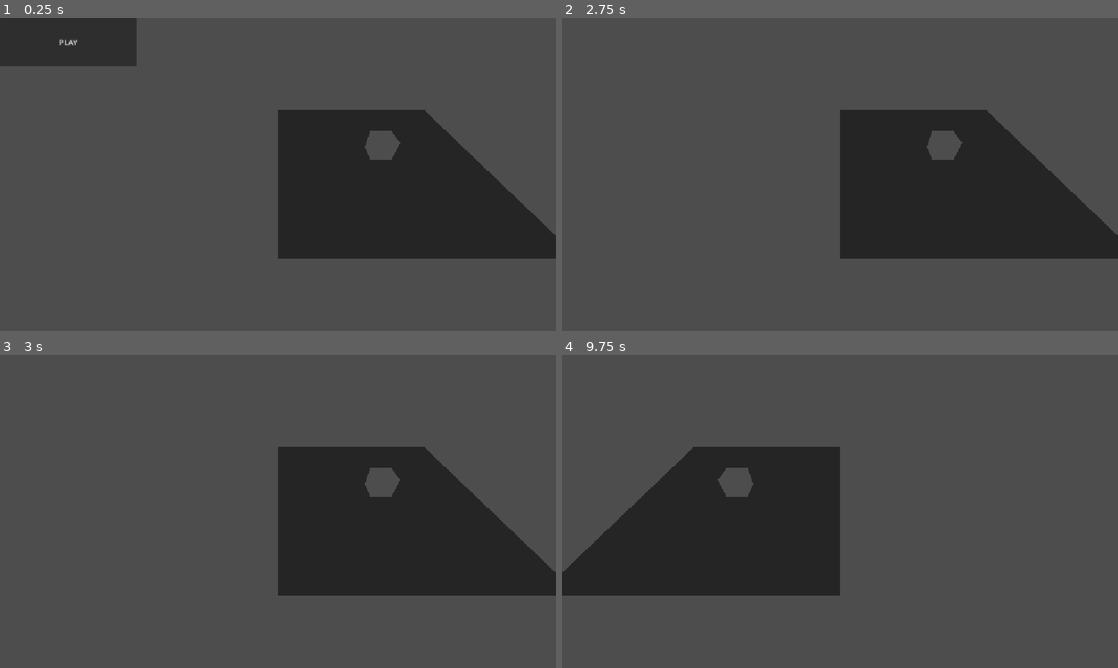
Above: before the commit, frames 1-4 (two rows, left to right).
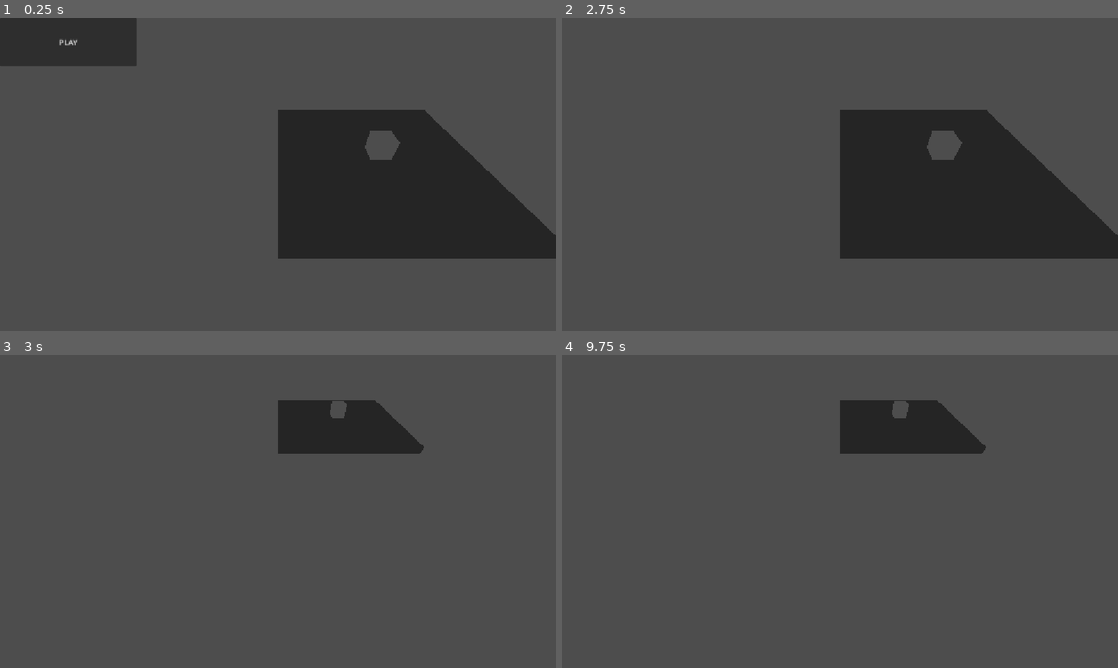
Above: after the commit, the same moments.

Repository: WolfYD3v/Water-Corporate-V2-REPOSITORY
Game: Godot game, scene res://scenes/map/map.tscn
Same seed, same stepped clock (60 frames per second), same inputs: the game is played once before the commit and once after it.
Inputs (mouse positions are in pixels of both pictures, inside the frame that each line leads up to):
- Up to frame 1 (0.25 s): no input
- Up to frame 2 (2.75 s): click "PLAY" at 0.5 s; tap Enter at 1.25 s; move the mouse to (962, 158) at 1.27 s; hold Right 1.28-2.03 s; click (962, 158) at 1.42 s; tap Space at 2 s; move the mouse to (728, 190) at 2.02 s; hold Down from 2.03 s (still down); click (728, 190) at 2.17 s
- Up to frame 3 (3 s): tap Enter at 2.75 s; move the mouse to (333, 442) at 2.77 s; release Down at 2.78 s; hold Right from 2.78 s (still down); click (333, 442) at 2.92 s
- Up to frame 4 (9.75 s): tap Space at 3.5, 5 s; move the mouse to (812, 574) at 3.52 s; release Right at 3.53 s; hold Up 3.53-4.28 s; click (812, 574) at 3.67 s; tap Enter at 4.25 s; move the mouse to (1006, 558) at 4.27 s; hold Left 4.28-5.78 s; click (1006, 558) at 4.42 s; move the mouse to (673, 464) at 5.02 s; click (673, 464) at 5.17 s; move the mouse to (867, 511) at 5.77 s; hold Down 5.78-6.53 s; click (867, 511) at 5.92 s; move the mouse to (756, 433) at 6.52 s; hold Right 6.53-7.28 s; click (756, 433) at 6.67 s; move the mouse to (962, 495) at 7.27 s; hold Up 7.28-8.03 s; click (962, 495) at 7.42 s; move the mouse to (728, 527) at 8.02 s; hold Right 8.03-8.78 s; click (728, 527) at 8.17 s; move the mouse to (895, 442) at 8.77 s; hold Down 8.78-9.53 s; click (895, 442) at 8.92 s; move the mouse to (812, 574) at 9.52 s; hold Left from 9.53 s (still down); click (812, 574) at 9.67 s

Frames 1-2 are identical in both runs. In frame 3, 21% of the frame differs, in the area x 50-100%, y 14-77%; in frame 4, 22%, in the area x 0-77%, y 14-77%.

Commit message:
Changed changing room system + added working Input mouse detectionin the system

Diff:
--- a/scenes/map/map.gd
+++ b/scenes/map/map.gd
@@ -7,25 +7,36 @@
 var actual_room: BaseRoom = null:
 	set(value):
 		if actual_room:
-			actual_room.hide()
+			actual_room.active = false
 		actual_room = value
-		actual_room.show()
+		actual_room.active = true
 		player.position = actual_room.get_player_position_in_room()
 
 func _ready() -> void:
 	actual_room = rooms.get_child(0)
 
+	for room: BaseRoom in rooms.get_children():
+		room.change_room.connect(try_change_room)
+		room.active = false
+
+	actual_room.active = true
+
 func _input(event: InputEvent) -> void:
 	if event is InputEventKey:
-		if Input.is_key_pressed(KEY_LEFT) and actual_room.check_if_adj_have_room(0):
-			actual_room = actual_room.west_room
+		if Input.is_key_pressed(KEY_LEFT):
+			try_change_room(actual_room.west_room_idx)
 			player.rotation.y = deg_to_rad(90.0)
-		if Input.is_key_pressed(KEY_RIGHT) and actual_room.check_if_adj_have_room(1):
-			actual_room = actual_room.east_room
+		if Input.is_key_pressed(KEY_RIGHT):
+			try_change_room(actual_room.east_room_idx)
 			player.rotation.y = deg_to_rad(-90.0)
-		if Input.is_key_pressed(KEY_UP) and actual_room.check_if_adj_have_room(2):
-			actual_room = actual_room.north_room
+		if Input.is_key_pressed(KEY_UP):
+			try_change_room(actual_room.north_room_idx)
 			player.rotation.y = deg_to_rad(0.0)
-		if Input.is_key_pressed(KEY_DOWN) and actual_room.check_if_adj_have_room(3):
-			actual_room = actual_room.south_room
+		if Input.is_key_pressed(KEY_DOWN):
+			try_change_room(actual_room.south_room_idx)
 			player.rotation.y = deg_to_rad(180.0)
+
+func try_change_room(next_room_direcion_idx: int) -> void:
+	next_room_direcion_idx = clampi(next_room_direcion_idx, 0, 3)
+	if actual_room.check_if_adj_have_room(next_room_direcion_idx):
+		actual_room = actual_room.adj_rooms_array[next_room_direcion_idx]
--- a/scenes/map/map.tscn
+++ b/scenes/map/map.tscn
@@ -32,6 +32,10 @@
 transform = Transform3D(1, 0, 0, 0, 1, 0, 0, 0, 1, 0, 0, -10)
 south_room = NodePath("../BaseRoom")
 
+[node name="Camera3D" type="Camera3D" parent="."]
+transform = Transform3D(1, 0, 0, 0, 0.7071068, 0.7071068, 0, -0.7071068, 0.7071068, -5, 7, 8)
+current = true
+
 [node name="Player" type="MeshInstance3D" parent="."]
 transform = Transform3D(1, 0, 0, 0, 1, 0, 0, 0, 1, 0, 1, 0)
 mesh = SubResource("BoxMesh_a2pkv")
@@ -39,7 +43,6 @@
 
 [node name="Camera3D" type="Camera3D" parent="Player"]
 transform = Transform3D(1, 0, 0, 0, 1, 0, 0, 0, 1, 0, 0, -0.5)
-current = true
 
 [node name="MeshInstance3D" type="MeshInstance3D" parent="Player"]
 transform = Transform3D(1, 0, 0, 0, 1, 0, 0, 0, 1, 0, 0, -2)
@@ -48,7 +51,3 @@
 [node name="CanvasLayer" type="CanvasLayer" parent="."]
 
 [node name="MainMenu" parent="CanvasLayer" instance=ExtResource("1_sxf4j")]
-
-[node name="Camera3D" type="Camera3D" parent="."]
-transform = Transform3D(1, 0, 0, 0, 0.7071068, 0.7071068, 0, -0.7071068, 0.7071068, -5, 7, 8)
-current = true
--- a/scenes/rooms/base_room.gd
+++ b/scenes/rooms/base_room.gd
@@ -1,5 +1,7 @@
 extends Node3D
 class_name BaseRoom
+
+signal change_room(next_room_direction_idx: int)
 
 @export var west_room: BaseRoom = null
 @export var east_room: BaseRoom = null
@@ -7,22 +9,81 @@
 @export var south_room: BaseRoom = null
 
 @onready var player_position_marker: Marker3D = $PlayerPositionMarker
+@onready var change_room_areas: Node3D = $ChangeRoomAreas
 
 var adj_rooms_array: Array[BaseRoom] = []
 var adj_rooms_directions: Array[String] = ["west_room", "east_room", "north_room", "south_room"]
+var change_rooms_areas_activated: Array[Area3D] = []
+
+var west_room_idx: int = 0
+var east_room_idx: int = 1
+var north_room_idx: int = 2
+var south_room_idx: int = 3
+var next_room_direction_idx: int = -1
+
+var active: bool = false:
+	set(value):
+		active = value
+		visible = value
+		if value: process_mode = Node.PROCESS_MODE_INHERIT
+		else: process_mode = Node.PROCESS_MODE_DISABLED
+		for change_room_area: Area3D in change_rooms_areas_activated:
+			change_room_area.get_child(0).disabled = not(value)
 
 func _ready() -> void:
 	hide()
 	await get_tree().create_timer(0.5).timeout
 	scan_adj_rooms()
 
+func _input(event: InputEvent) -> void:
+	if event is InputEventMouseButton and active:
+		if Input.is_mouse_button_pressed(MOUSE_BUTTON_LEFT):
+			_send_change_room_area_trigger()
+
 func check_if_adj_have_room(idx: int) -> bool:
 	return adj_rooms_array[idx] != null
 
 func scan_adj_rooms() -> void:
+	var idx: int = 0
 	for adj_room_variable: String in adj_rooms_directions:
-		adj_rooms_array.append(self.get(adj_room_variable))
+		adj_rooms_array.append(get(adj_room_variable))
+		if get(adj_room_variable):
+			change_rooms_areas_activated.append(change_room_areas.get_child(idx))
+			change_room_areas.get_child(idx).get_child(0).disabled = false
+		else:
+			change_room_areas.get_child(idx).get_child(0).disabled = true
+		idx += 1
 	print(to_string() +  " adj rooms scanned | RESULT: " + str(adj_rooms_array))
 
 func get_player_position_in_room() -> Vector3:
 	return player_position_marker.global_position
+
+func _send_change_room_area_trigger() -> void:
+	if next_room_direction_idx >= 0:
+		change_room.emit(next_room_direction_idx)
+
+
+
+func _on_west_trigger_area_mouse_entered() -> void:
+	next_room_direction_idx = west_room_idx
+
+func _on_west_trigger_area_mouse_exited() -> void:
+	next_room_direction_idx = -1
+
+func _on_east_trigger_area_mouse_entered() -> void:
+	next_room_direction_idx = east_room_idx
+
+func _on_east_trigger_area_mouse_exited() -> void:
+	next_room_direction_idx = -1
+
+func _on_north_trigger_area_mouse_entered() -> void:
+	next_room_direction_idx = north_room_idx
+
+func _on_north_trigger_area_mouse_exited() -> void:
+	next_room_direction_idx = -1
+
+func _on_south_trigger_area_mouse_entered() -> void:
+	next_room_direction_idx = south_room_idx
+
+func _on_south_trigger_area_mouse_exited() -> void:
+	next_room_direction_idx = -1
--- a/scenes/rooms/base_room.tscn
+++ b/scenes/rooms/base_room.tscn
@@ -1,6 +1,9 @@
-[gd_scene load_steps=2 format=3 uid="uid://tqewyifqimoo"]
+[gd_scene load_steps=3 format=3 uid="uid://tqewyifqimoo"]
 
 [ext_resource type="Script" uid="uid://73t5n5dnc3bd" path="res://scenes/rooms/base_room.gd" id="1_43ixu"]
+
+[sub_resource type="BoxShape3D" id="BoxShape3D_43ixu"]
+size = Vector3(1, 2, 5)
 
 [node name="BaseRoom" type="Node3D"]
 script = ExtResource("1_43ixu")
@@ -12,3 +15,42 @@
 
 [node name="PlayerPositionMarker" type="Marker3D" parent="."]
 transform = Transform3D(1, 0, 0, 0, 1, 0, 0, 0, 1, 0, 1, 0)
+
+[node name="ChangeRoomAreas" type="Node3D" parent="."]
+
+[node name="WestTriggerArea" type="Area3D" parent="ChangeRoomAreas"]
+transform = Transform3D(1, 0, 0, 0, 1, 0, 0, 0, 1, -5, 0, 0)
+
+[node name="CollisionShape" type="CollisionShape3D" parent="ChangeRoomAreas/WestTriggerArea"]
+shape = SubResource("BoxShape3D_43ixu")
+debug_color = Color(0.46666667, 0, 0.22745098, 1)
+
+[node name="EastTriggerArea" type="Area3D" parent="ChangeRoomAreas"]
+transform = Transform3D(1, 0, 0, 0, 1, 0, 0, 0, 1, 5, 0, 0)
+
+[node name="CollisionShape" type="CollisionShape3D" parent="ChangeRoomAreas/EastTriggerArea"]
+shape = SubResource("BoxShape3D_43ixu")
+debug_color = Color(0.46666667, 0, 0.22745098, 1)
+
+[node name="NorthTriggerArea" type="Area3D" parent="ChangeRoomAreas"]
+transform = Transform3D(-4.371139e-08, 0, -1, 0, 1, 0, 1, 0, -4.371139e-08, 0, 0, -5)
+
+[node name="CollisionShape" type="CollisionShape3D" parent="ChangeRoomAreas/NorthTriggerArea"]
+shape = SubResource("BoxShape3D_43ixu")
+debug_color = Color(0.46666667, 0, 0.22745098, 1)
+
+[node name="SouthTriggerArea" type="Area3D" parent="ChangeRoomAreas"]
+transform = Transform3D(-4.371139e-08, 0, -1, 0, 1, 0, 1, 0, -4.371139e-08, 0, 0, 5)
+
+[node name="CollisionShape" type="CollisionShape3D" parent="ChangeRoomAreas/SouthTriggerArea"]
+shape = SubResource("BoxShape3D_43ixu")
+debug_color = Color(0.46666667, 0, 0.22745098, 1)
+
+[connection signal="mouse_entered" from="ChangeRoomAreas/WestTriggerArea" to="." method="_on_west_trigger_area_mouse_entered"]
+[connection signal="mouse_exited" from="ChangeRoomAreas/WestTriggerArea" to="." method="_on_west_trigger_area_mouse_exited"]
+[connection signal="mouse_entered" from="ChangeRoomAreas/EastTriggerArea" to="." method="_on_east_trigger_area_mouse_entered"]
+[connection signal="mouse_exited" from="ChangeRoomAreas/EastTriggerArea" to="." method="_on_east_trigger_area_mouse_exited"]
+[connection signal="mouse_entered" from="ChangeRoomAreas/NorthTriggerArea" to="." method="_on_north_trigger_area_mouse_entered"]
+[connection signal="mouse_exited" from="ChangeRoomAreas/NorthTriggerArea" to="." method="_on_north_trigger_area_mouse_exited"]
+[connection signal="mouse_entered" from="ChangeRoomAreas/SouthTriggerArea" to="." method="_on_south_trigger_area_mouse_entered"]
+[connection signal="mouse_exited" from="ChangeRoomAreas/SouthTriggerArea" to="." method="_on_south_trigger_area_mouse_exited"]
